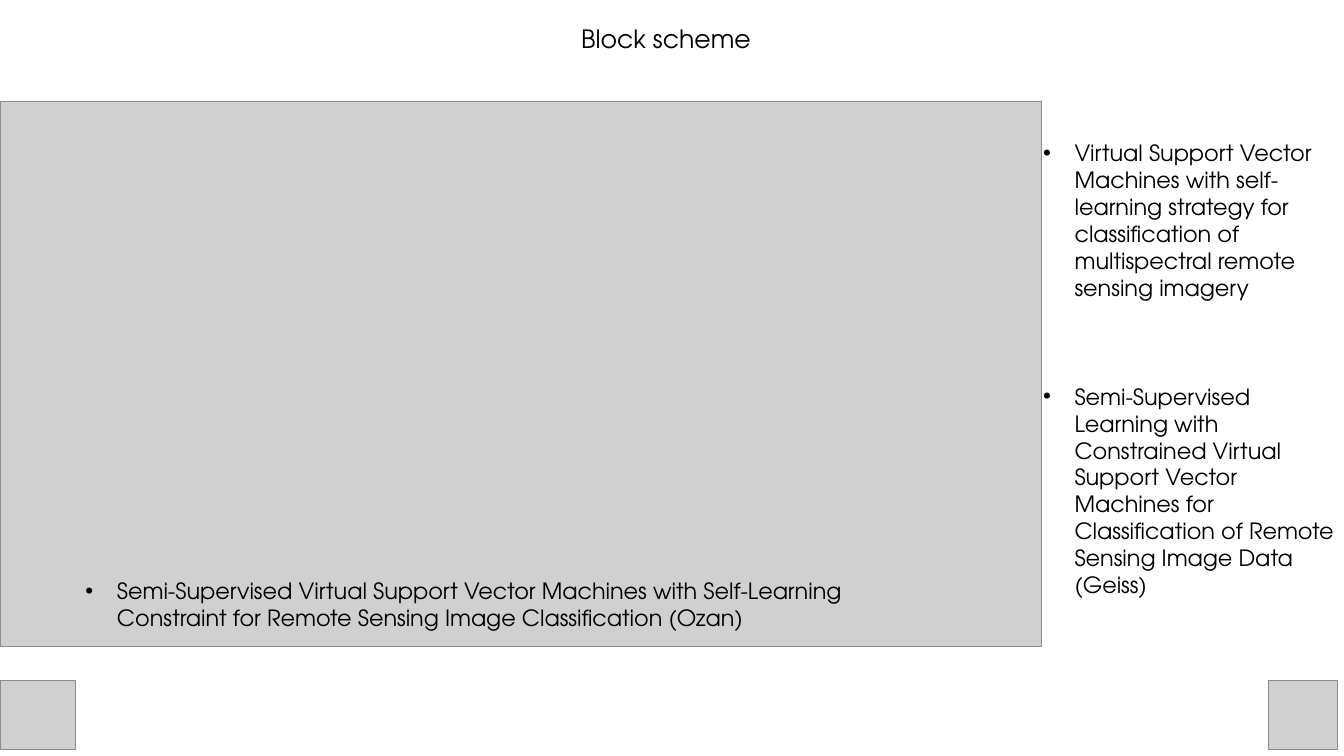
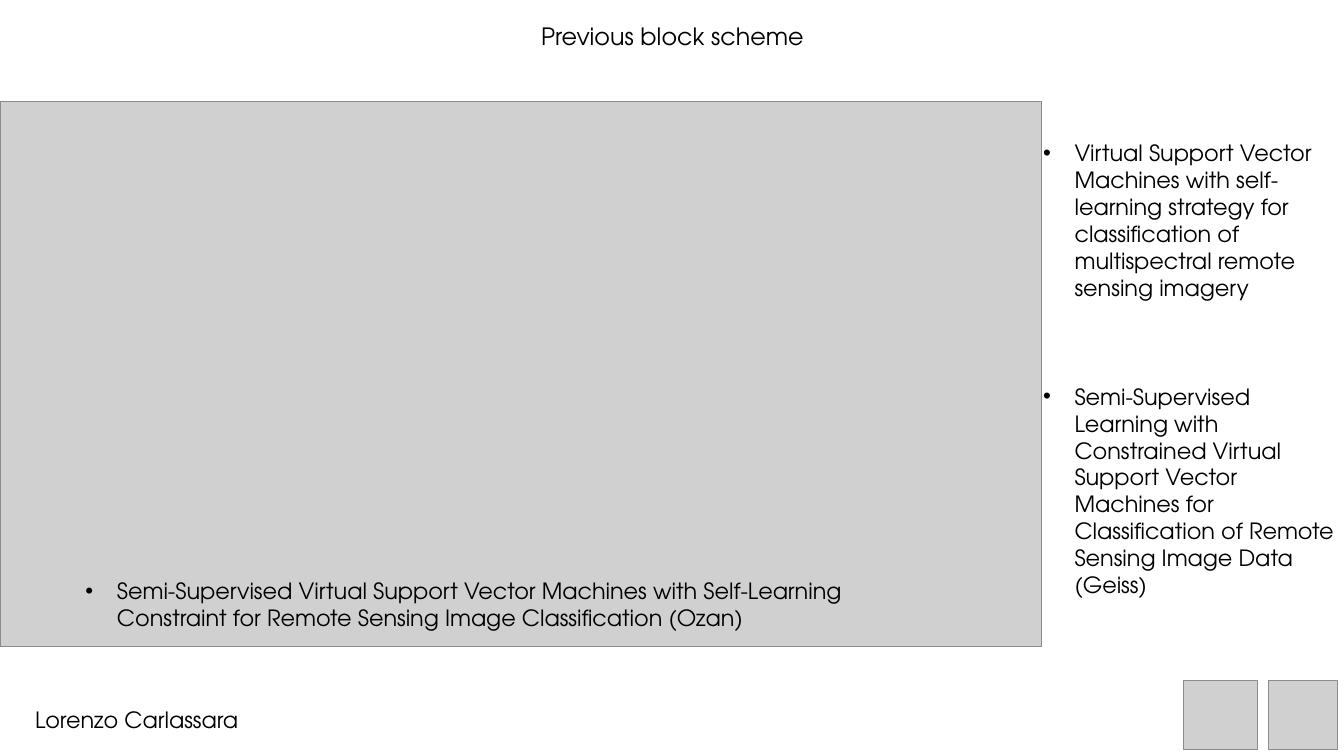
Before and after one commit to carls31/active-learning-virtual-SVM, a slide deck: slide 2 of presentation_CARLASSARA_10601118.pptx. Drawn at 1344x756 pixels with LibreOffice and Linux fonts; fonts in the diff are those of the drawing; grey boxes stand for pictures. Boxes give left, top, right and bottom in pixels: in the first picture for what was removed or moved away, otherwise in the second. Text is boxed around its words. In the diff, an @@ line names an element or a change of style, - is before the commit and + after.

```diff
--- a/presentation_CARLASSARA_10601118.pptx
+++ b/presentation_CARLASSARA_10601118.pptx
@@ text at [541, 27, 804, 46]: text changed; size 18 to 17 pt @@
-Block scheme
+Previous block scheme
@@ picture: place and size @@
-picture at [1, 681, 76, 750]
+picture at [1184, 681, 1258, 750]
@@ text added at [35, 711, 238, 729], 16 pt, text #000000 @@
+Lorenzo Carlassara
```
Also in this commit, not shown: 9 other slides changed, 1 slide added, 1 slide removed, 2 other files.
